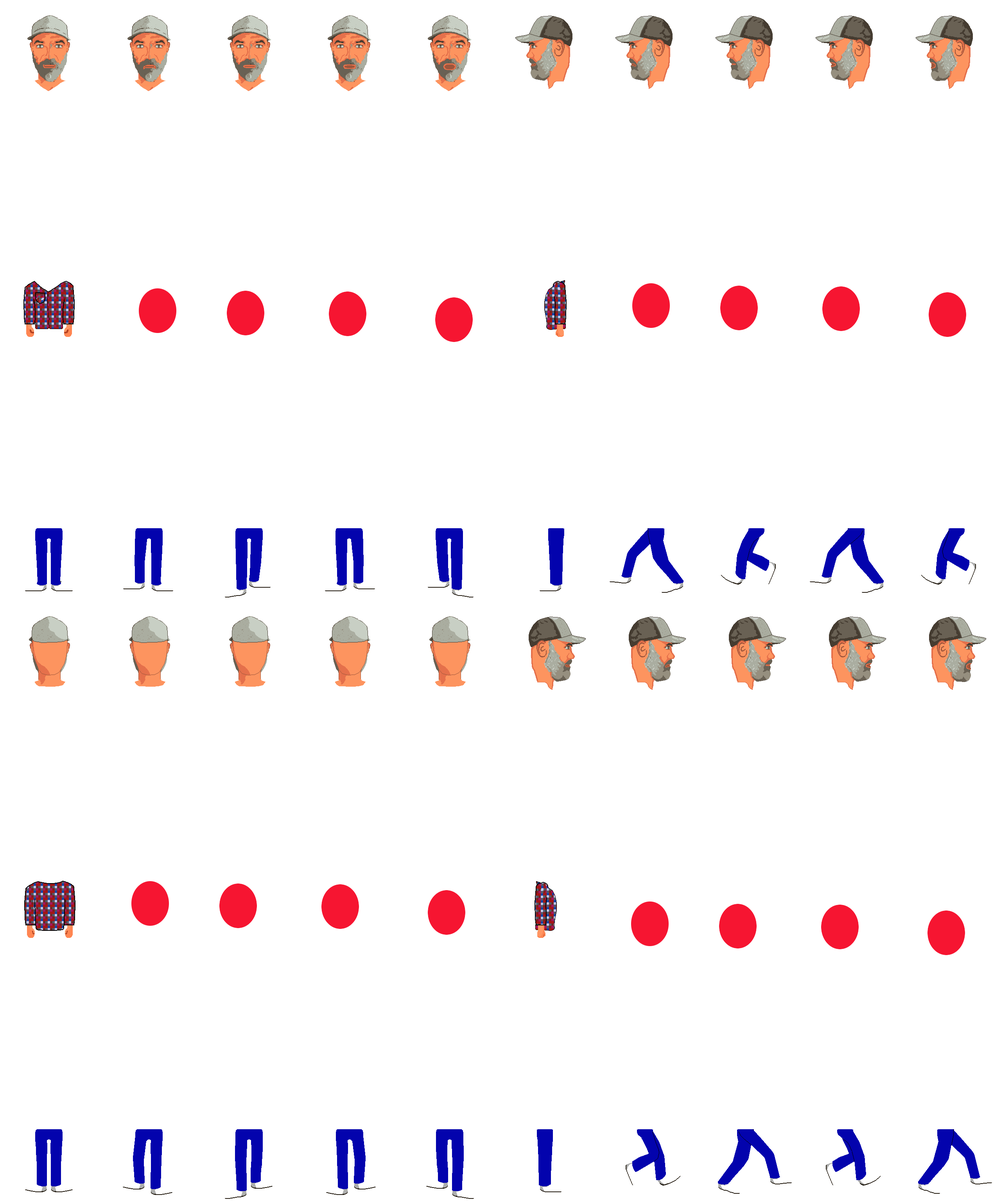
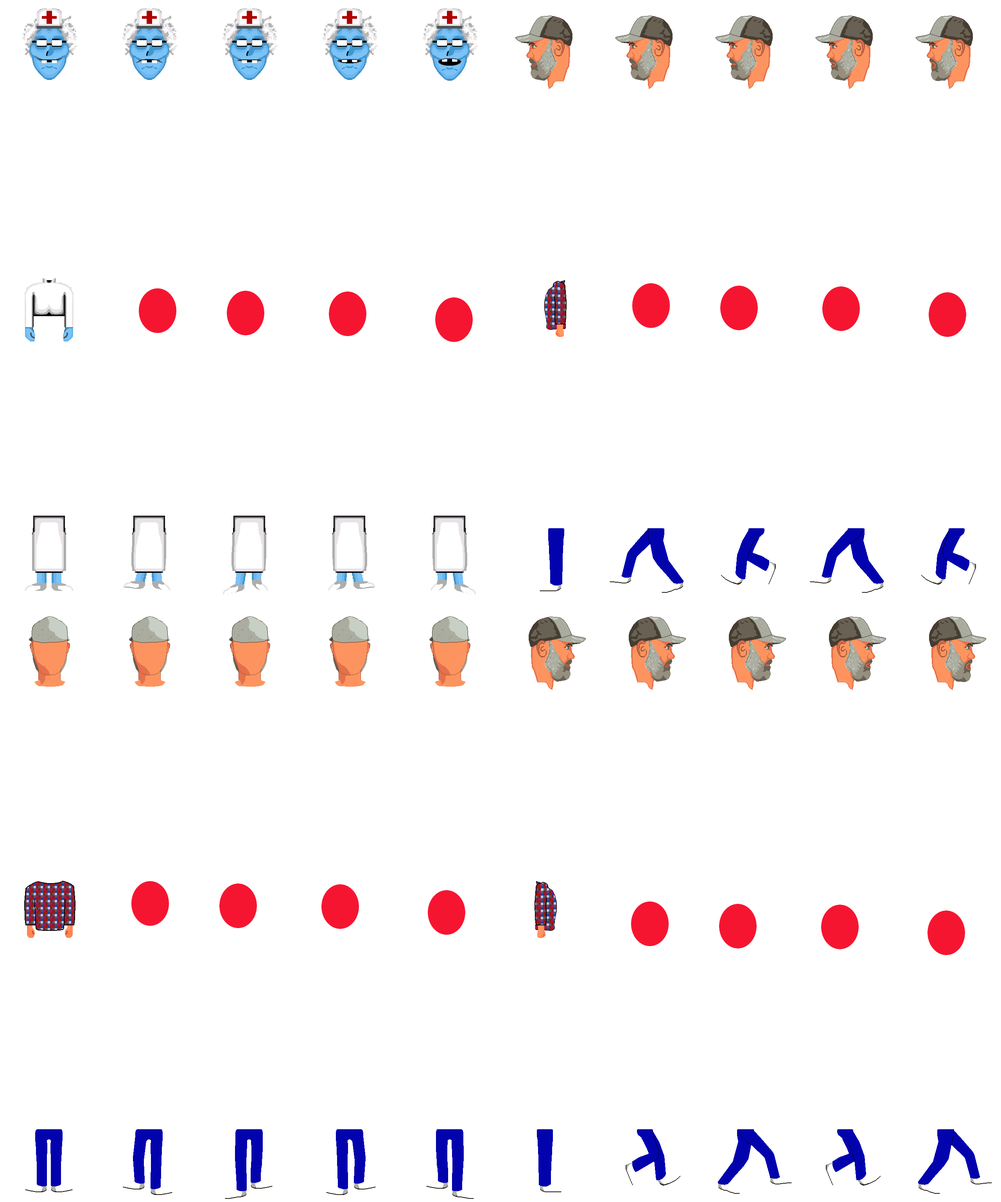
Two versions of the same layered image (1001 x 1202). Layer-by-layer changes:
painted on "Background" over [21, 8, 479, 598]
